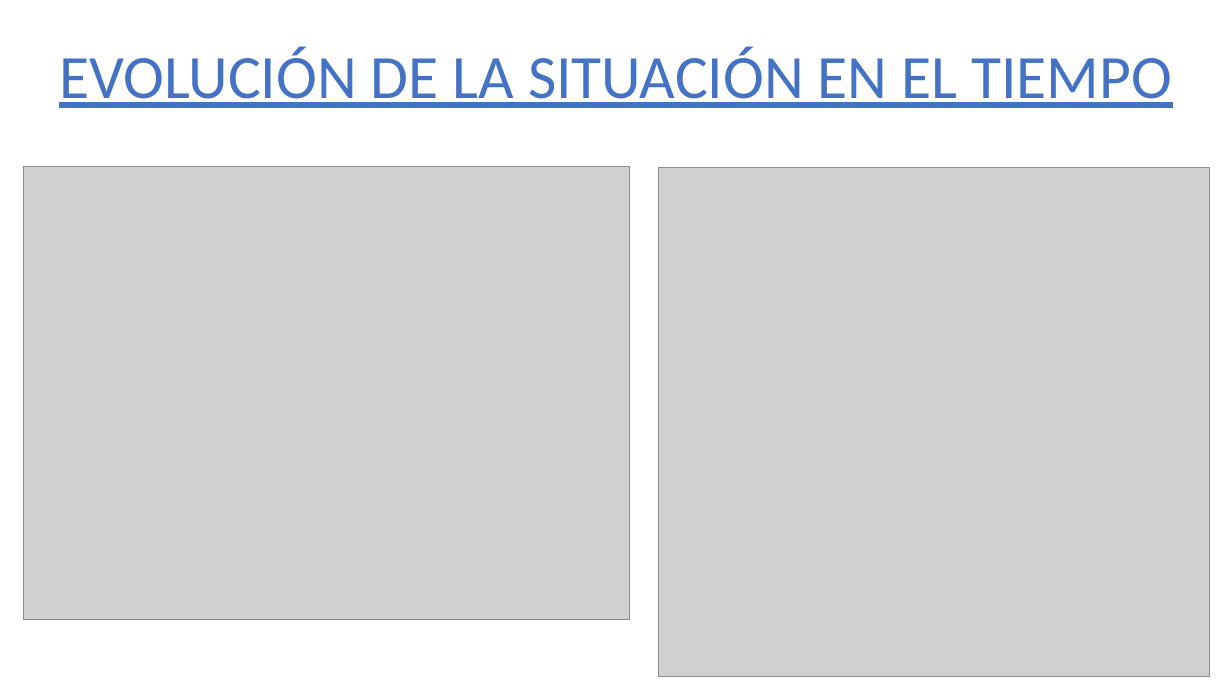
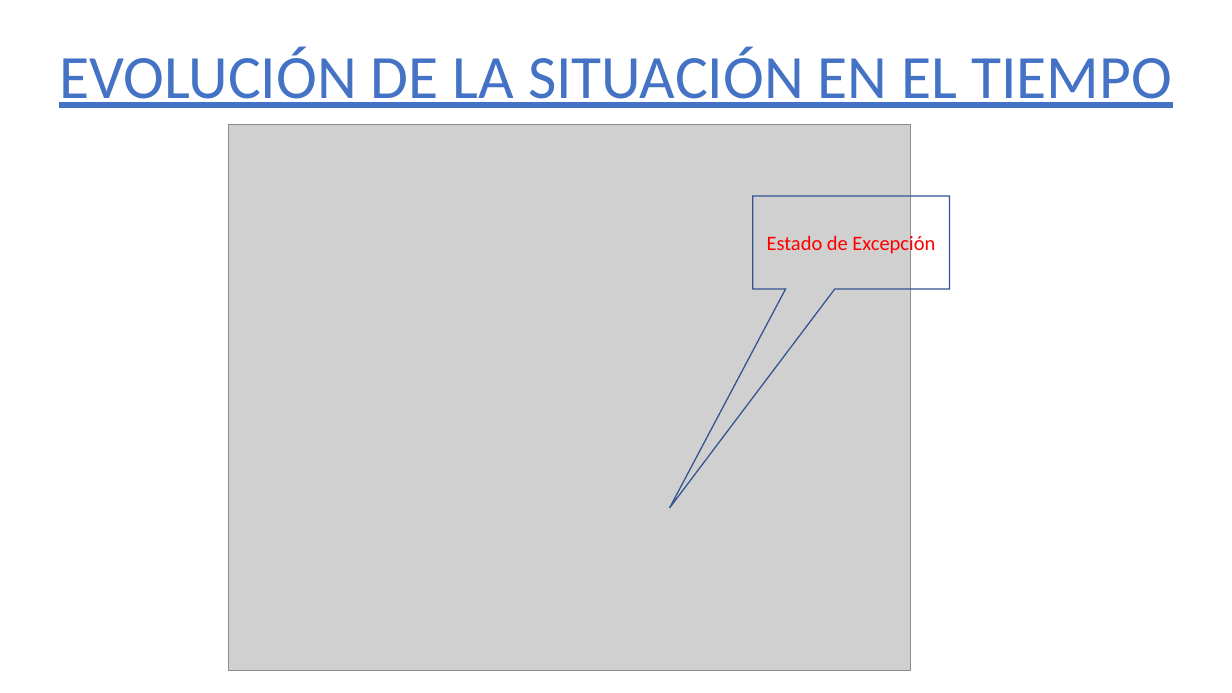
Before and after one commit to 75Engel/Estimacion_tipologia_usuarios_Servicios_Sociales_Ayto_Madrid, a slide deck: slide 5 of Presentacion_projecto.pptx. Drawn at 1232x693 pixels with LibreOffice and Linux fonts; fonts in the diff are those of the drawing; grey boxes stand for pictures; background and template pictures are left out. Boxes give left, top, right and bottom in pixels: in the first picture for what was removed or moved away, otherwise in the second. Text is boxed around its words. In the diff, an @@ line names an element or a change of style, - is before the commit and + after.

```diff
--- a/Presentacion_projecto.pptx
+++ b/Presentacion_projecto.pptx
@@ picture added at (x1=228, y1=125, x2=910, y2=671) @@
@@ picture removed at (x1=24, y1=167, x2=630, y2=620) @@
@@ picture removed at (x1=659, y1=168, x2=1210, y2=677) @@
@@ speech box added at (x1=753, y1=196, x2=950, y2=289), outline #325491 1 pt, 16 pt, text #FF0000 @@
+Estado de Excepción
```
Also in this commit, not shown: 10 other slides changed, 3 slides added, 6 slides removed, 7 other files.
